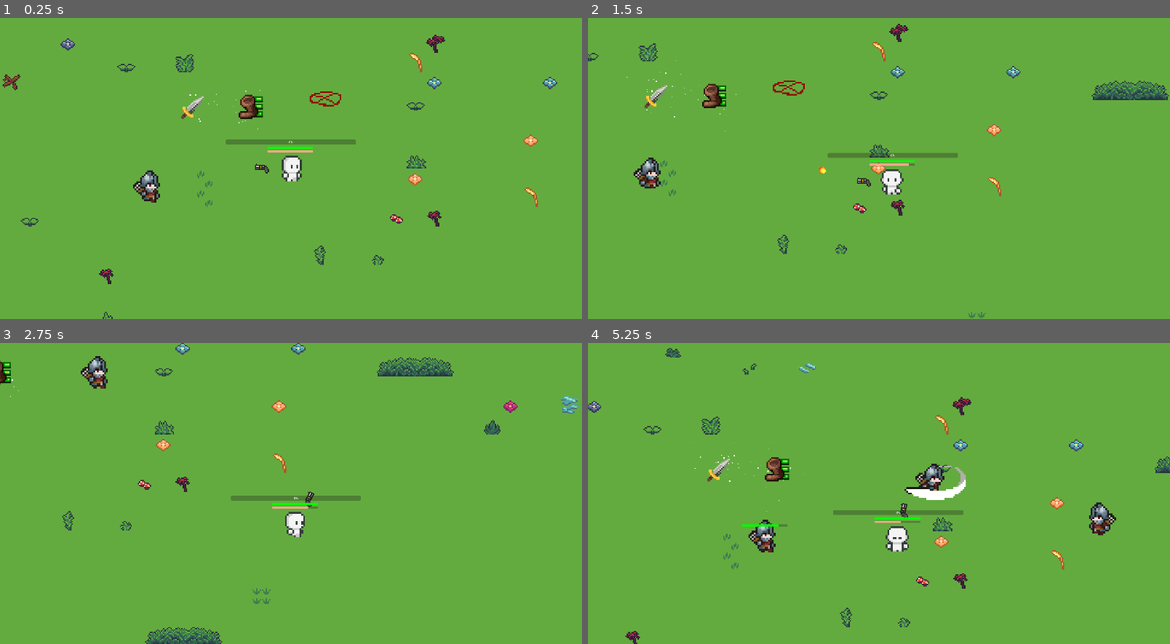
Above: before the commit, frames 1-4 (two rows, left to right).
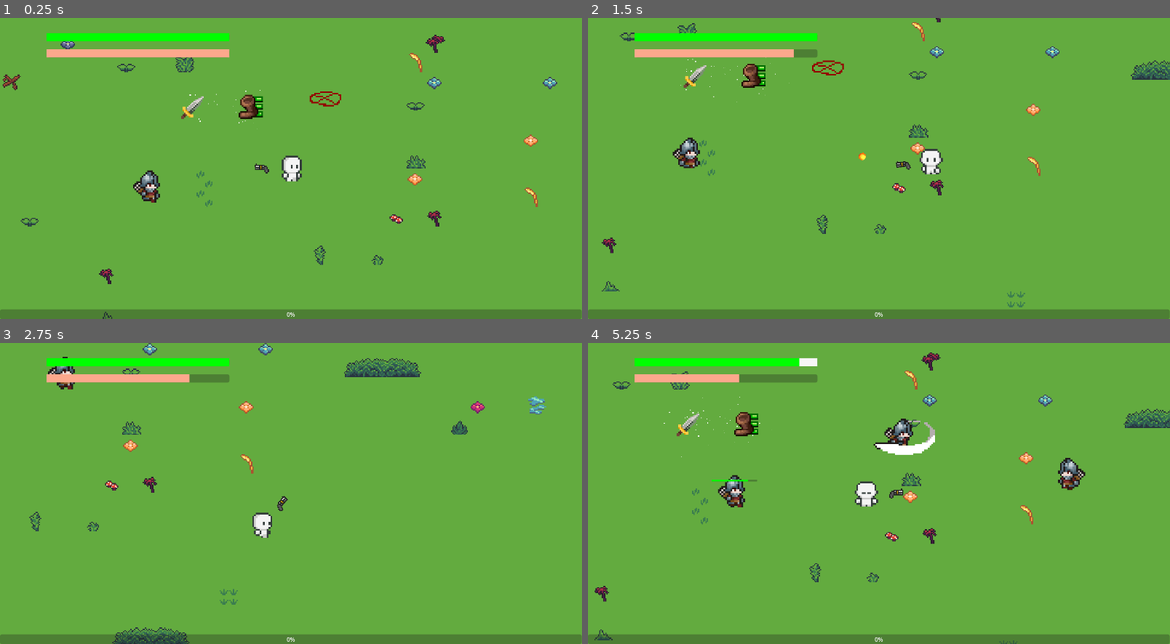
Above: after the commit, the same moments.

Repository: DarknineRe/Project_Game_2d
Game: Godot game, scene res://tscn/game_manager.tscn
Two runs of this game, one before a commit and one after it. Both use one fixed random seed, a clock stepped at 60 frames per second and the inputs below.
Inputs (mouse positions are in pixels of both pictures, inside the frame that each line leads up to):
- Up to frame 1 (0.25 s): no input
- Up to frame 2 (1.5 s): move the mouse to (1007, 153) at 0.52 s; hold D (right) 0.53-1.28 s; tap Space (dash) at 0.6 s; move the mouse to (762, 183) at 1.27 s; hold S (down) from 1.28 s (still down); click (762, 183) at 1.35 s
- Up to frame 3 (2.75 s): move the mouse to (349, 427) at 2.02 s; release S (down) at 2.03 s; hold D (right) from 2.03 s (still down); hold Shift (run) from 2.03 s (still down)
- Up to frame 4 (5.25 s): move the mouse to (849, 553) at 2.77 s; release D (right) at 2.78 s; release Shift (run) at 2.78 s; hold W (up) 2.78-3.53 s; tap Space (dash) at 2.85, 5.1 s; move the mouse to (1053, 538) at 3.52 s; hold A (left) 3.53-5.03 s; click (1053, 538) at 3.6 s; move the mouse to (704, 448) at 4.27 s; tap Shift (run) at 4.35 s; move the mouse to (908, 493) at 5.02 s; hold S (down) from 5.03 s (still down)

The runs differ from the first frame. In frame 1, 5.4% of the frame differs, in the area x 0-100%, y 5-100%; in frame 2, 10%; in frame 3, 9.0%; in frame 4, 12%, in the area x 0-100%, y 1-100%.

Commit message:
Update UI and add DamageNumberShow and Exp follow player now

Diff:
--- /dev/null
+++ b/DamageNumbers.gd
@@ -0,0 +1,40 @@
+extends Node
+
+func display_number(value: float,position: Vector2, is_critical:bool):
+	var number = Label.new()
+	number.global_position = position
+	number.text = str(value)
+	number.z_index = 5
+	number.label_settings = LabelSettings.new()
+
+	var color = "#FFF"
+	if is_critical:
+		color = "#B22"
+	if value == 0:
+		color = "#FFF8"
+
+	number.label_settings.font_color = color
+	number.label_settings.font_size = 18
+	number.label_settings.outline_color = "#00B"
+	number.label_settings.outline_size = 1
+
+
+	call_deferred("add_child", number)
+
+	await number.resized
+	number.pivot_offset = Vector2(number.size / 2)
+
+	var tween = get_tree().create_tween()
+	tween.set_parallel(true)
+	tween.tween_property(
+		number, "position:y", number.position.y - 24,0.25
+	).set_ease(Tween.EASE_OUT)
+	tween.tween_property(
+		number, "position:y", number.position.y ,0.5
+	).set_ease(Tween.EASE_IN).set_delay(0.25)
+	tween.tween_property(
+		number, "scale", Vector2.ZERO ,0.25
+	).set_ease(Tween.EASE_IN).set_delay(0.5)
+
+	await tween.finished
+	number.queue_free()
--- a/Scripts/extendables/exp.gd
+++ b/Scripts/extendables/exp.gd
@@ -1,2 +1,36 @@
 extends Area2D
-@export var experience = 1
+
+@export var experience := 1
+@export var collect_distance := 200.0   # auto-collect radius
+@export var collect_speed := 200.0      # move speed toward player
+
+var player : CharacterBody2D = null
+var is_collecting := false
+
+func _ready() -> void:
+	# Find the player in the scene tree (adjust if your player is named differently)
+	player = get_tree().get_first_node_in_group("Player")
+
+func _process(delta: float) -> void:
+	if not player:
+		return
+
+	var dist = global_position.distance_to(player.global_position)
+
+	# Start auto-collect if close enough
+	if dist <= collect_distance:
+		is_collecting = true
+	if dist > collect_distance:
+		is_collecting = false
+	# Move toward player while collecting
+	if is_collecting:
+		global_position = global_position.move_toward(player.global_position, collect_speed * delta)
+
+		# When close enough, "collect" the orb
+		if dist < 50:
+			_collect()
+
+func _collect() -> void:
+	# Tell the player to gain EXP
+	player.exp_bar.add_exp(experience)
+	queue_free()
--- a/Scripts/player/player.gd
+++ b/Scripts/player/player.gd
@@ -15,9 +15,11 @@
 
 @export var spawn_point: Node2D
 @onready var health_node: Health = $Health
-@onready var hp_bar = $Hpbar
+@onready var hp_bar = $Camera2D/Hpbar
 @onready var anim = $Body
-@onready var exp_bar = $ExpBar
+@onready var exp_bar = $Camera2D/ExpBar
+func _ready() -> void:
+	hp_bar.init_health(health_node.max_health)
 
 func _unhandled_input(event: InputEvent) -> void:
 	if event is InputEventMouseMotion:
@@ -42,15 +44,9 @@
 	global_position = spawn_point.global_position
 	alive = true
 	health_node.health = health_node.max_health
-	hp_bar._set_health(100)
+	hp_bar.init_health(health_node.max_health)
 	emit_signal("respawned")
 
 func on_damaged(attack: Attack) -> void:
 	stunned = true
 	damaged.emit(attack)
-
-#TODO Just make this shit in the exp.tscn twin
-func _on_player_hurtbox_area_area_entered(area: Area2D) -> void:
-	if area.is_in_group("Exp"):
-		exp_bar.add_exp(area.experience)
-		area.queue_free()
--- a/UI/HP bar/hpbar.gd
+++ b/UI/HP bar/hpbar.gd
@@ -1,6 +1,5 @@
 class_name HPbar
 extends ProgressBar
-
 
 @export var iframe := false
 @export var timer2 := 1.0
@@ -12,12 +11,11 @@
 
 var player : Player = get_owner()
 
-
 func _ready() -> void:
 	HPnode.health_changed.connect(change_health)
 	init_health(hp)
 
-func change_health(HP) -> void:
+func change_health(HP: float) -> void:
 	_set_health(HP)
 
 func _set_health(new_hp: float) -> void:
@@ -28,27 +26,23 @@
 
 	# Get the shared style first
 	var fill_style = get("theme_override_styles/fill")
-	# If fill_style exists, create a unique copy for this instance
 	if fill_style:
-		# If we don't already have a unique style, duplicate it
-
 		fill_style = fill_style.duplicate()
 		set("theme_override_styles/fill", fill_style)
 
-		# Now modify the color on this unique style copy
+	# Change color based on hp %
 	if hp_percent <= 0.2:
 		fill_style.bg_color = Color.RED
 	elif hp_percent <= 0.5:
 		fill_style.bg_color = Color.YELLOW
 	else:
-		fill_style.bg_color = Color.LIME  # Or default green
+		fill_style.bg_color = Color.LIME
 
+	# Damage animation
 	if hp < prev_hp:
 		timer.start()
 	else:
 		damgae_bar.value = hp
-
-
 
 func init_health(_hp: int) -> void:
 	hp = _hp
--- a/UI/Stamina bar/stamina_bar.gd
+++ b/UI/Stamina bar/stamina_bar.gd
@@ -1,8 +1,6 @@
 class_name StaminaBar
 extends ProgressBar
 
-
-@export var iframe := false
 @export var timer2 := 1.0
 @export var StaminaNode : Movement
 
--- a/objects/monster/monster.gd
+++ b/objects/monster/monster.gd
@@ -16,7 +16,7 @@
 @onready var hp_bar:= $Hpbar
 @onready var player: CharacterBody2D = null
 @onready var anim_player: AnimationPlayer = $AnimationPlayer
-
+@onready var damage_number_position = $DamageNumbersPosition
 func _ready() -> void:
 	hp_bar.hide()
 
@@ -28,4 +28,5 @@
 
 func on_damaged(attack: Attack) -> void:
 	hp_bar.show()
+	DamageNumbers.display_number(attack.damage,damage_number_position.global_position,false)
 	damaged.emit(attack)
--- a/project.godot
+++ b/project.godot
@@ -14,6 +14,10 @@
 run/main_scene="uid://ck3ss0rfky61o"
 config/features=PackedStringArray("4.4", "Forward Plus")
 config/icon="uid://cxfmoi5m4wo8p"
+
+[autoload]
+
+DamageNumbers="*res://DamageNumbers.gd"
 
 [display]
 
--- a/tscn/game_manager.tscn
+++ b/tscn/game_manager.tscn
@@ -1084,7 +1084,6 @@
 [node name="Player" parent="." node_paths=PackedStringArray("spawn_point") instance=ExtResource("1_e5k1s")]
 z_index = 1
 position = Vector2(-2.27374e-13, 1.81899e-12)
-scale = Vector2(6, 6)
 spawn_point = NodePath("../spawnpoint")
 
 [node name="Map" type="Node2D" parent="."]
--- a/tscn/monster.tscn
+++ b/tscn/monster.tscn
@@ -9,7 +9,7 @@
 [ext_resource type="Script" uid="uid://dfenop2klq68" path="res://Scripts/state/monster_state_machine.gd" id="7_kib7l"]
 [ext_resource type="Script" uid="uid://c83sjclc1sfwx" path="res://Scripts/state/enemy state/idle.gd" id="8_akcy7"]
 [ext_resource type="Script" uid="uid://niyt4j1nksp3" path="res://Scripts/state/enemy state/chase.gd" id="9_wq6hg"]
-[ext_resource type="Script" uid="uid://d1vuobtu303u7" path="res://Scripts/state/enemy state/stun.gd" id="10_a2b7y"]
+[ext_resource type="Script" uid="uid://d1vuobtu303u7" path="res://Scripts/state/stun.gd" id="10_a2b7y"]
 [ext_resource type="Script" uid="uid://j85pxuxblc12" path="res://Scripts/state/enemy state/attack.gd" id="11_a2b7y"]
 [ext_resource type="Script" uid="uid://07g78ayrit7i" path="res://Scripts/state/enemy state/death.gd" id="12_y3pn2"]
 
@@ -313,6 +313,9 @@
 script = ExtResource("12_y3pn2")
 metadata/_custom_type_script = "uid://cxqn24exvp8cj"
 
+[node name="DamageNumbersPosition" type="Node2D" parent="."]
+position = Vector2(-6.33333, -30.3333)
+
 [connection signal="area_entered" from="attack" to="MonsterStateMachine/Attack" method="attack_hit"]
 [connection signal="damaged" from="Monster_HurtboxArea" to="." method="on_damaged"]
 [connection signal="damaged" from="Monster_HurtboxArea" to="Health" method="on_damaged"]
--- a/tscn/player.tscn
+++ b/tscn/player.tscn
@@ -557,6 +557,8 @@
 
 [node name="Player" type="CharacterBody2D" groups=["Player"]]
 y_sort_enabled = true
+position = Vector2(764, 396)
+scale = Vector2(6, 6)
 collision_mask = 128
 script = ExtResource("1_3c7ea")
 
@@ -570,39 +572,40 @@
 [node name="Camera2D" type="Camera2D" parent="." node_paths=PackedStringArray("target")]
 zoom = Vector2(0.8, 0.8)
 limit_smoothed = true
-position_smoothing_enabled = true
 script = ExtResource("14_h6470")
 target = NodePath("..")
 
-[node name="ExpBar" parent="." instance=ExtResource("15_ovgu5")]
-offset_left = -36.0
-offset_top = -16.0
-offset_right = 684.0
-offset_bottom = 11.0
-scale = Vector2(0.1, 0.1)
-
-[node name="Hpbar" parent="." node_paths=PackedStringArray("HPnode") instance=ExtResource("5_6sl1v")]
+[node name="Hpbar" parent="Camera2D" node_paths=PackedStringArray("HPnode") instance=ExtResource("5_6sl1v")]
 z_index = 3
-offset_left = -12.576
-offset_top = -12.0
-offset_right = 492.424
-offset_bottom = 11.0
-scale = Vector2(0.05, 0.05)
-max_value = 70.0
-HPnode = NodePath("../Health")
-
-[node name="Staminabar" parent="." node_paths=PackedStringArray("StaminaNode") instance=ExtResource("5_6sl1v")]
+offset_left = -135.333
+offset_top = -75.1667
+offset_right = 369.667
+offset_bottom = -52.1667
+scale = Vector2(0.2, 0.2)
+HPnode = NodePath("../../Health")
+
+[node name="Staminabar" parent="Camera2D" node_paths=PackedStringArray("StaminaNode") instance=ExtResource("5_6sl1v")]
 z_index = 3
-offset_left = -12.576
-offset_top = -10.0
-offset_right = 492.424
-offset_bottom = 13.0
-scale = Vector2(0.05, 0.05)
+anchors_preset = 0
+anchor_left = 0.0
+anchor_right = 0.0
+offset_left = -135.0
+offset_top = -66.1667
+offset_right = 370.0
+offset_bottom = -43.1667
+scale = Vector2(0.2, 0.2)
 theme_override_styles/background = SubResource("StyleBoxEmpty_kai0q")
 theme_override_styles/fill = SubResource("StyleBoxFlat_wxvsy")
 step = 1.0
 script = ExtResource("10_wxvsy")
-StaminaNode = NodePath("../Player_Movement")
+StaminaNode = NodePath("../../Player_Movement")
+
+[node name="ExpBar" parent="Camera2D" instance=ExtResource("15_ovgu5")]
+offset_left = -161.0
+offset_top = 78.0
+offset_right = 1448.0
+offset_bottom = 105.0
+scale = Vector2(0.2, 0.2)
 
 [node name="Collision" type="CollisionShape2D" parent="."]
 position = Vector2(9.09493e-13, 6)
@@ -624,7 +627,7 @@
 [node name="Player_Movement" type="Node" parent="." node_paths=PackedStringArray("player", "stamina_bar")]
 script = ExtResource("3_udxxx")
 player = NodePath("..")
-stamina_bar = NodePath("../Staminabar")
+stamina_bar = NodePath("../Camera2D/Staminabar")
 
 [node name="Health" type="Node" parent="." node_paths=PackedStringArray("hitbox")]
 script = ExtResource("13_t3r7j")
@@ -642,4 +645,3 @@
 [connection signal="area_entered" from="Player_HurtboxArea" to="." method="_on_player_hurtbox_area_area_entered"]
 [connection signal="damaged" from="Player_HurtboxArea" to="." method="on_damaged"]
 [connection signal="damaged" from="Player_HurtboxArea" to="Health" method="on_damaged"]
-[connection signal="health_changed" from="Health" to="Hpbar" method="ouch"]
Not shown, added: DamageNumbers.gd.uid
